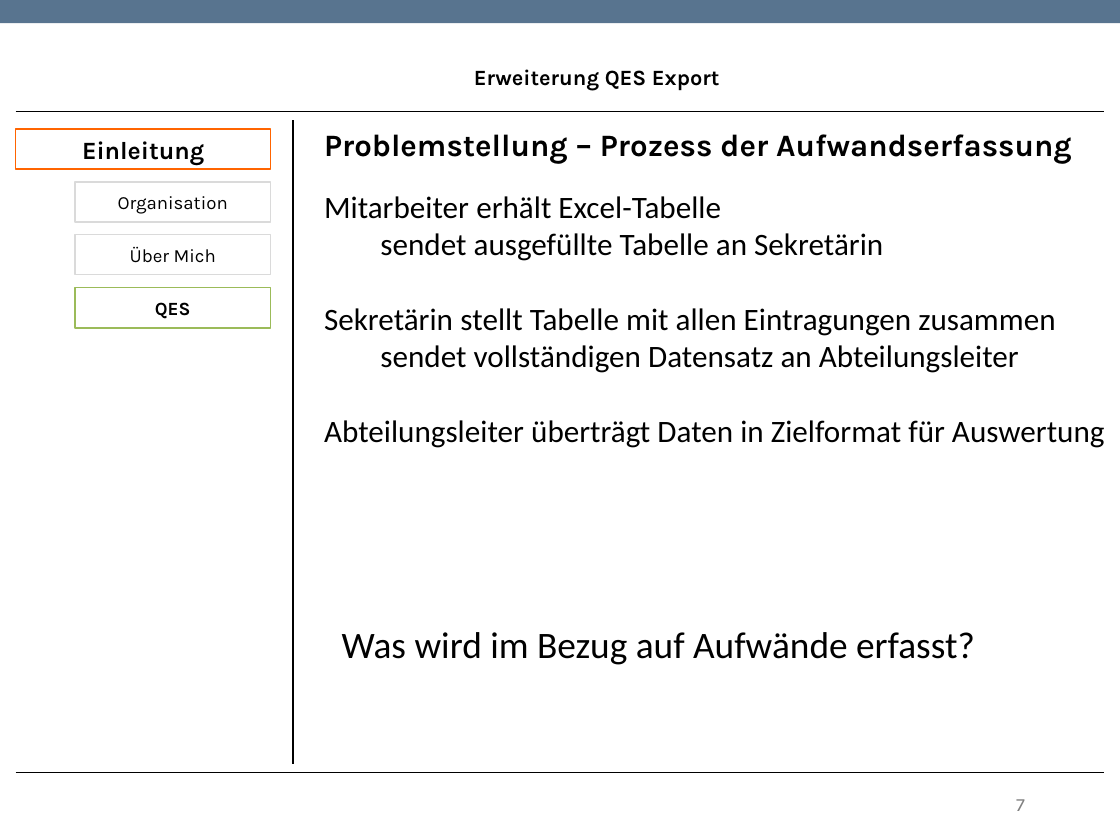
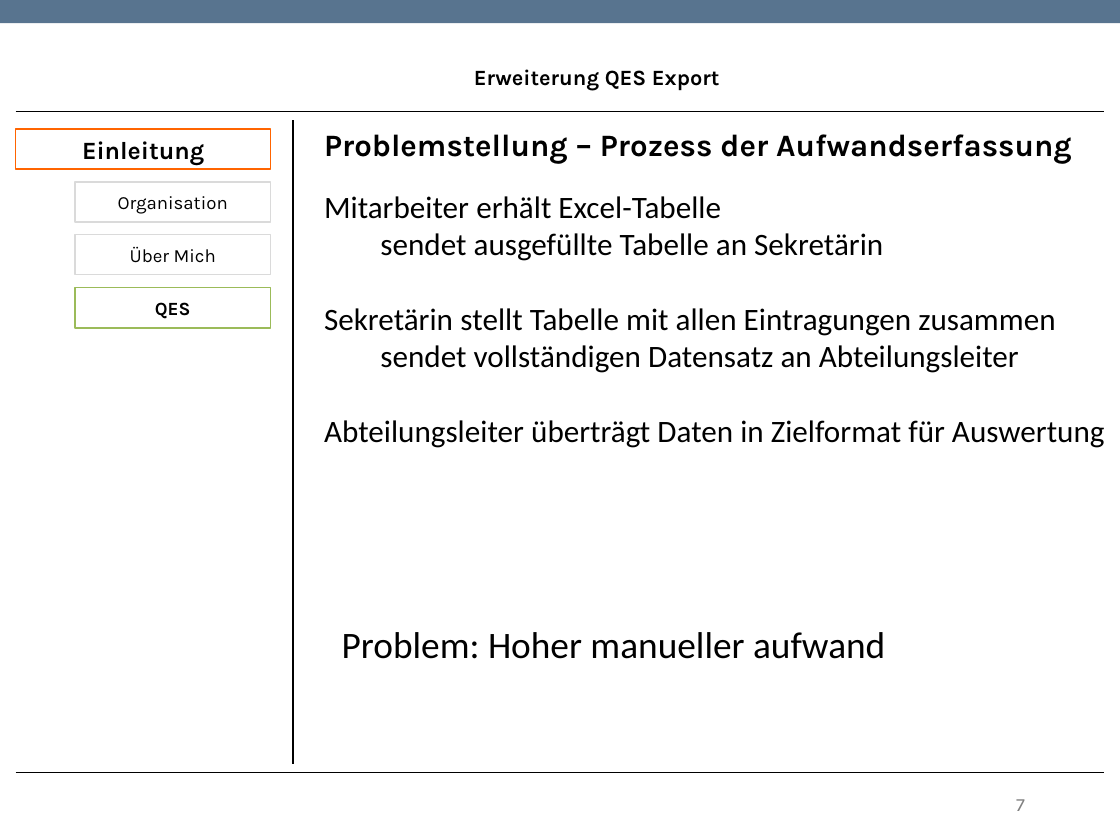
Before and after one commit to TwoHorus/dbExelExportLaravel, a slide deck: slide 7 of DOC/Fachgespraech.pptx. Drawn at 1120x840 pixels with LibreOffice and Linux fonts; fonts in the diff are those of the drawing; background and template pictures are left out. Boxes give left, top, right and bottom in pixels: in the first picture for what was removed or moved away, otherwise in the second. Text is boxed around its words. In the diff, an @@ line names an element or a change of style, - is before the commit and + after.

```diff
--- a/DOC/Fachgespraech.pptx
+++ b/DOC/Fachgespraech.pptx
@@ text at [342, 632, 885, 659]: text changed @@
-Was wird im Bezug auf Aufwände erfasst?
+Problem: Hoher manueller aufwand
```
Also in this commit, not shown: 1 other slide changed, 1 slide added.
